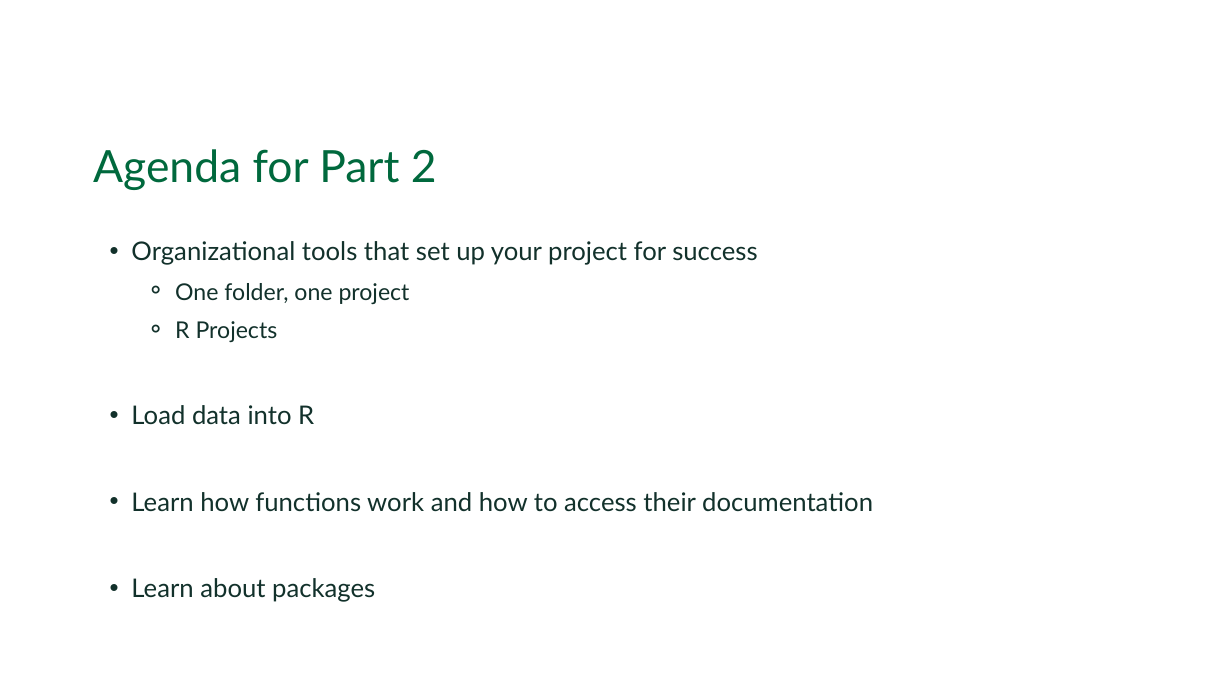
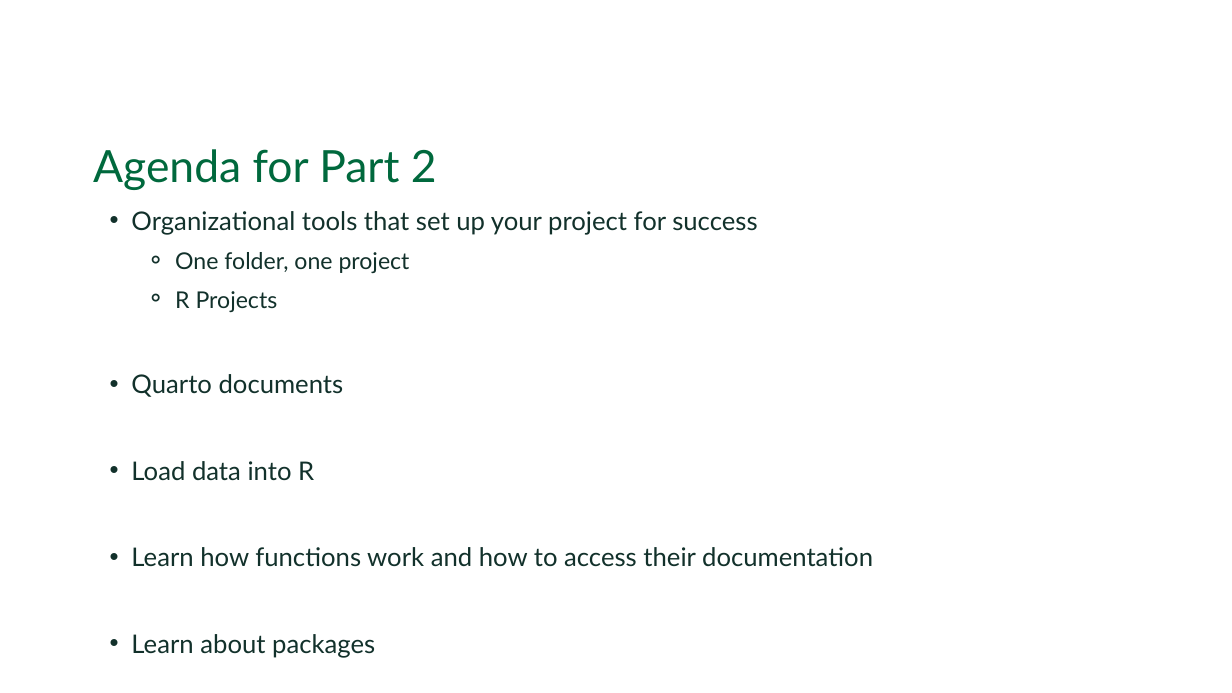
Before and after one commit to Dartmouth-Libraries/r_research-fundamentals_ws, a slide deck: slide 9 of slides/01b_R_intro_data_functions.pptx (slide 8 before the commit). Drawn at 1232x693 pixels with LibreOffice and Linux fonts; fonts in the diff are those of the drawing; background and template pictures are left out. Boxes give left, top, right and bottom in pixels: in the first picture for what was removed or moved away, otherwise in the second. Text is boxed around its words. In the diff, an @@ line names an element or a change of style, - is before the commit and + after.

```diff
--- a/slides/01b_R_intro_data_functions.pptx
+++ b/slides/01b_R_intro_data_functions.pptx
@@ text at (x1=131, y1=374, x2=344, y2=397): paragraph added @@
+  • Quarto documents
```
Also in this commit, not shown: 2 other slides changed, 3 slides added, 3 other files.
